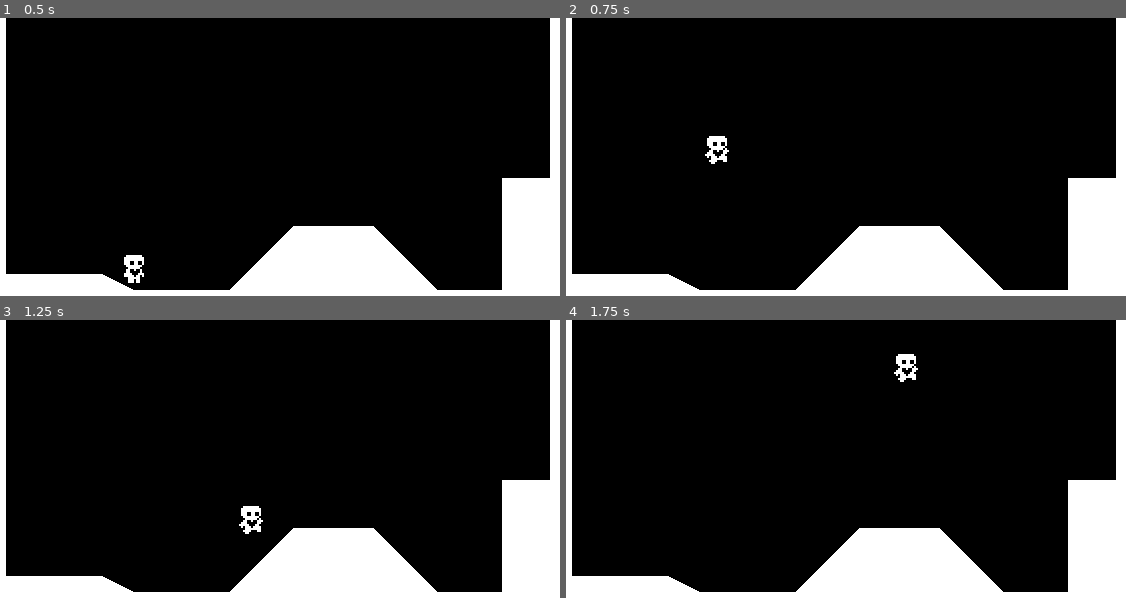
Above: before the commit, frames 1-4 (two rows, left to right).
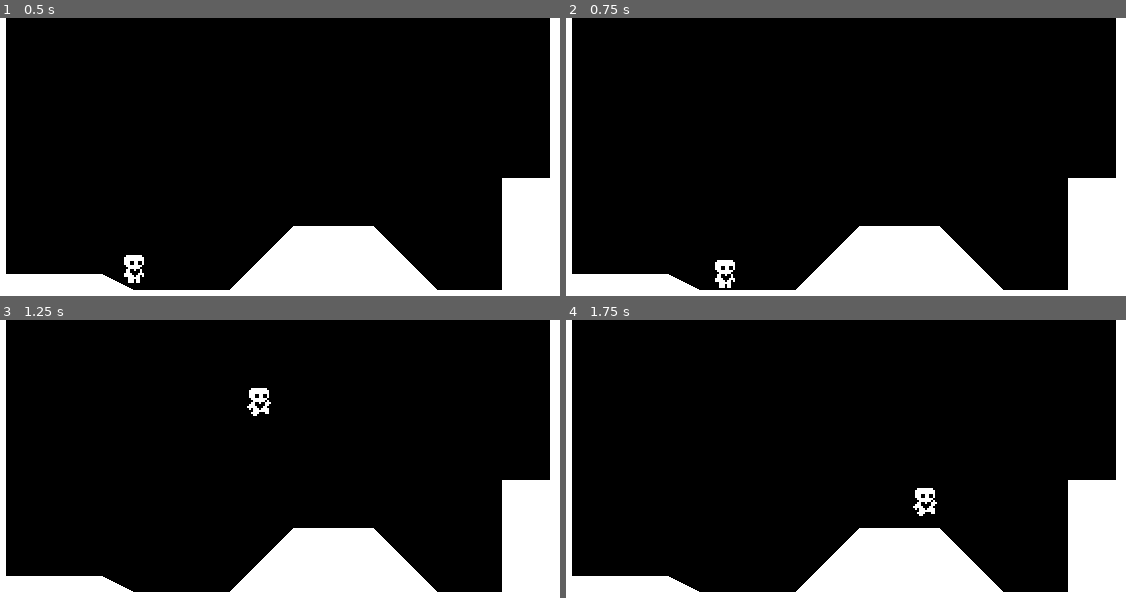
Above: after the commit, the same moments.

Repository: mubinulhaque/SimplePlatformer
Game: Godot game, scene res://world.tscn
Two runs of this game, one before a commit and one after it. Both use one fixed random seed, a clock stepped at 60 frames per second and the inputs below.
Inputs:
- Up to frame 1 (0.5 s): no input
- Up to frame 2 (0.75 s): tap Enter (ui_accept) at 0.5, 0.6 s; hold Right (ui_right) from 0.53 s (still down)
- Up to frame 3 (1.25 s): keep holding Right (ui_right); tap Space (game_jump, bound only after the commit) at 0.77, 0.8, 1.07 s
- Up to frame 4 (1.75 s): keep holding Right (ui_right); tap Space (game_jump, bound only after the commit) at 1.35, 1.52 s; tap Enter (ui_accept) at 1.55 s

Frame 1 is identical in both runs. In frame 2, 0.5% of the frame differs, in the area x 24-31%, y 42-98%; in frame 3, 0.5%, in the area x 42-49%, y 24-77%; in frame 4, 0.5%.

Commit message:
Added gameplay input mappings
Changed the player to be controlled by custom input mappings rather than built-in UI actions. Ensured that the player and the UI can only be controlled by the first gamepad as allowing all devices causes stuttery movement.

Diff:
--- a/player.gd
+++ b/player.gd
@@ -19,15 +19,15 @@
 		var wall_normal = get_wall_normal()
 		if (
 				not is_on_floor()
-				and ((Input.is_action_just_pressed("ui_left") and wall_normal == Vector2.LEFT)
-				or (Input.is_action_just_pressed("ui_right") and wall_normal == Vector2.RIGHT))
+				and ((Input.is_action_just_pressed("game_left") and wall_normal == Vector2.LEFT)
+				or (Input.is_action_just_pressed("game_right") and wall_normal == Vector2.RIGHT))
 		):
 			velocity.x = wall_normal.x * movement_data.speed
 			velocity.y = movement_data.jump_velocity
 
 	# Handle normal jumping
 	if is_on_floor(): double_jump = true
-	if Input.is_action_just_pressed("ui_accept"):
+	if Input.is_action_just_pressed("game_jump"):
 		if (is_on_floor() or coyote_jump_timer.time_left > 0.0):
 			# If the player is on the floor or has just left the floor
 			velocity.y = movement_data.jump_velocity
@@ -36,8 +36,7 @@
 			double_jump = false
 
 	# Get the input direction and handle the movement/deceleration
-	# As good practice, you should replace UI actions with custom gameplay actions
-	var horizontal_direction = Input.get_axis("ui_left", "ui_right")
+	var horizontal_direction = Input.get_axis("game_left", "game_right")
 	if horizontal_direction: # If the player wants to move horizontally
 		if is_on_floor(): # If the player wants to move horizontally while on the ground
 			velocity.x = move_toward(velocity.x, horizontal_direction * movement_data.speed,
--- a/project.godot
+++ b/project.godot
@@ -25,32 +25,60 @@
 
 [input]
 
+ui_accept={
+"deadzone": 0.5,
+"events": [Object(InputEventKey,"resource_local_to_scene":false,"resource_name":"","device":0,"window_id":0,"alt_pressed":false,"shift_pressed":false,"ctrl_pressed":false,"meta_pressed":false,"pressed":false,"keycode":4194309,"physical_keycode":0,"key_label":0,"unicode":4194309,"echo":false,"script":null)
+, Object(InputEventKey,"resource_local_to_scene":false,"resource_name":"","device":0,"window_id":0,"alt_pressed":false,"shift_pressed":false,"ctrl_pressed":false,"meta_pressed":false,"pressed":false,"keycode":4194310,"physical_keycode":0,"key_label":0,"unicode":4194310,"echo":false,"script":null)
+, Object(InputEventKey,"resource_local_to_scene":false,"resource_name":"","device":0,"window_id":0,"alt_pressed":false,"shift_pressed":false,"ctrl_pressed":false,"meta_pressed":false,"pressed":false,"keycode":32,"physical_keycode":0,"key_label":0,"unicode":32,"echo":false,"script":null)
+, Object(InputEventJoypadButton,"resource_local_to_scene":false,"resource_name":"","device":0,"button_index":0,"pressure":0.0,"pressed":true,"script":null)
+]
+}
 ui_left={
 "deadzone": 0.5,
 "events": [Object(InputEventKey,"resource_local_to_scene":false,"resource_name":"","device":0,"window_id":0,"alt_presse …(187 unchanged characters)…
 , Object(InputEventJoypadButton,"resource_local_to_scene":false,"resource_name":"","device":0,"button_index":13,"pressure":0.0,"pressed":false,"script":null)
-, Object(InputEventJoypadMotion,"resource_local_to_scene":false,"resource_name":"","device":-1,"axis":0,"axis_value":-1.0,"script":null)
+, Object(InputEventJoypadMotion,"resource_local_to_scene":false,"resource_name":"","device":0,"axis":0,"axis_value":-1.0,"script":null)
 ]
 }
 ui_right={
 "deadzone": 0.5,
 "events": [Object(InputEventKey,"resource_local_to_scene":false,"resource_name":"","device":0,"window_id":0,"alt_presse …(187 unchanged characters)…
 , Object(InputEventJoypadButton,"resource_local_to_scene":false,"resource_name":"","device":0,"button_index":14,"pressure":0.0,"pressed":false,"script":null)
-, Object(InputEventJoypadMotion,"resource_local_to_scene":false,"resource_name":"","device":-1,"axis":0,"axis_value":1.0,"script":null)
+, Object(InputEventJoypadMotion,"resource_local_to_scene":false,"resource_name":"","device":0,"axis":0,"axis_value":1.0,"script":null)
 ]
 }
 ui_up={
 "deadzone": 0.5,
 "events": [Object(InputEventKey,"resource_local_to_scene":false,"resource_name":"","device":0,"window_id":0,"alt_presse …(187 unchanged characters)…
 , Object(InputEventJoypadButton,"resource_local_to_scene":false,"resource_name":"","device":0,"button_index":11,"pressure":0.0,"pressed":false,"script":null)
-, Object(InputEventJoypadMotion,"resource_local_to_scene":false,"resource_name":"","device":-1,"axis":1,"axis_value":-1.0,"script":null)
+, Object(InputEventJoypadMotion,"resource_local_to_scene":false,"resource_name":"","device":0,"axis":1,"axis_value":-1.0,"script":null)
 ]
 }
 ui_down={
 "deadzone": 0.5,
 "events": [Object(InputEventKey,"resource_local_to_scene":false,"resource_name":"","device":0,"window_id":0,"alt_presse …(187 unchanged characters)…
 , Object(InputEventJoypadButton,"resource_local_to_scene":false,"resource_name":"","device":0,"button_index":12,"pressure":0.0,"pressed":false,"script":null)
-, Object(InputEventJoypadMotion,"resource_local_to_scene":false,"resource_name":"","device":-1,"axis":1,"axis_value":1.0,"script":null)
+, Object(InputEventJoypadMotion,"resource_local_to_scene":false,"resource_name":"","device":0,"axis":1,"axis_value":1.0,"script":null)
+]
+}
+game_left={
+"deadzone": 0.5,
+"events": [Object(InputEventKey,"resource_local_to_scene":false,"resource_name":"","device":-1,"window_id":0,"alt_pressed":false,"shift_pressed":false,"ctrl_pressed":false,"meta_pressed":false,"pressed":false,"keycode":0,"physical_keycode":4194319,"key_label":0,"unicode":0,"echo":false,"script":null)
+, Object(InputEventJoypadButton,"resource_local_to_scene":false,"resource_name":"","device":0,"button_index":13,"pressure":0.0,"pressed":true,"script":null)
+, Object(InputEventJoypadMotion,"resource_local_to_scene":false,"resource_name":"","device":0,"axis":0,"axis_value":-1.0,"script":null)
+]
+}
+game_right={
+"deadzone": 0.5,
+"events": [Object(InputEventKey,"resource_local_to_scene":false,"resource_name":"","device":-1,"window_id":0,"alt_pressed":false,"shift_pressed":false,"ctrl_pressed":false,"meta_pressed":false,"pressed":false,"keycode":0,"physical_keycode":4194321,"key_label":0,"unicode":0,"echo":false,"script":null)
+, Object(InputEventJoypadButton,"resource_local_to_scene":false,"resource_name":"","device":0,"button_index":14,"pressure":0.0,"pressed":true,"script":null)
+, Object(InputEventJoypadMotion,"resource_local_to_scene":false,"resource_name":"","device":0,"axis":0,"axis_value":1.0,"script":null)
+]
+}
+game_jump={
+"deadzone": 0.5,
+"events": [Object(InputEventKey,"resource_local_to_scene":false,"resource_name":"","device":-1,"window_id":0,"alt_pressed":false,"shift_pressed":false,"ctrl_pressed":false,"meta_pressed":false,"pressed":false,"keycode":0,"physical_keycode":32,"key_label":0,"unicode":32,"echo":false,"script":null)
+, Object(InputEventJoypadButton,"resource_local_to_scene":false,"resource_name":"","device":0,"button_index":0,"pressure":0.0,"pressed":true,"script":null)
 ]
 }
 
